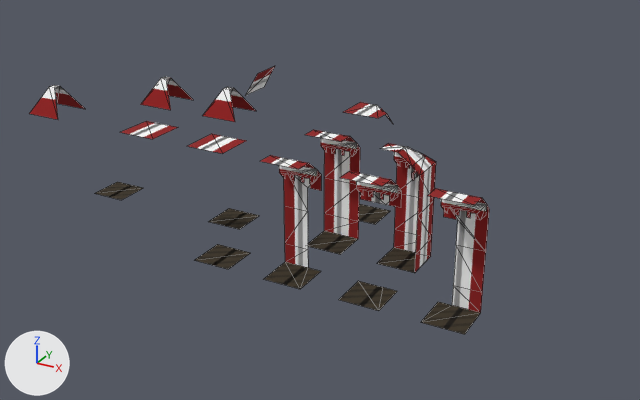
The glTF model beginner-jamming-da-game/Resources/TileSets/Dungeon1/SafeSideTileset.glb as it was, and as the next commit left it.
Camera for both pictures: a camera (50 mm lens) standing at (9.55, -18.0, 10.1) and looking at (-0.26, -0.17, 1.19). Every picture has the same lights, and +X, +Y and +Z are marked at lower left. Mesh edges are drawn as thin lines.

The older version as bpy lines, for what is in view:
```python
me_plane_008 = bpy.data.meshes.new('Plane.008')
me_plane_008.from_pydata(...)  # 35 vertices, 33 faces; spans x -0.5..0.5, y -0.51..0.5, z 0.0..2.98
me_plane_008.materials.append(mat_material_001)
me_plane_009 = bpy.data.meshes.new('Plane.009')
me_plane_009.from_pydata(...)  # 32 vertices, 28 faces; spans x -0.5..0.5, y -0.51..0.5, z 0.0..2.98
me_plane_009.materials.append(mat_material_001)
me_plane_010 = bpy.data.meshes.new('Plane.010')
me_plane_010.from_pydata(...)  # 4 vertices, 2 faces; spans x -0.5..0.5, y -0.502..0.502, z -0.003..0.003
me_plane_010.materials.append(mat_material_001)
ob_doorway_middle_col = bpy.data.objects.new('Doorway_Middle-col', me_plane_009)
ob_doorway_middle_col.location = (2.0, -2.0, 0.0)
ob_doorway_right_col = bpy.data.objects.new('Doorway_Right-col', me_plane_008)
ob_doorway_right_col.location = (4.0, -2.0, 0.0)
ob_loose_flatroof_col = bpy.data.objects.new('Loose_FlatRoof-col', me_plane_010)
ob_loose_flatroof_col.location = (-4.0, -2.0, 2.97)
# also in view: 'Corner_Piece-col' at (2.0, 0.0, 1.49); 'Hollow_Pyramid_Roof-col.' at (-7.0, -2.0, 3.31); 'Pyramid_RoofLoose-col' at (-5.0, 0.0, 3.31); 'CornerFillin-col' at (0.02, 2.01, 1.49); 'Pyramid_Floor-col' at (-3.0, 0.0, 1.82)
```
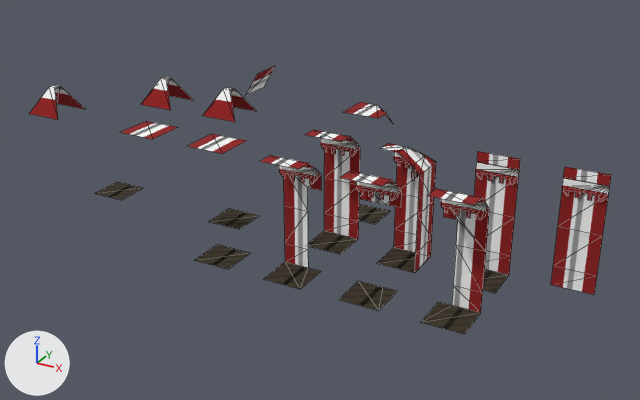
Where the change shows, as pixel boxes (x1, y1, x2, y2) in the pictures (640 x 400 px):
'Wall-FlatLoose-col', added: after (551, 167, 611, 295)
'Wall-Flat-col', added: after (474, 151, 520, 293)

The change, as a list of edits to the scene's bpy script:
```text
Add me_plane_014:
    me_plane_014.from_pydata(...)  # 30 vertices, 26 faces; spans x -0.5..0.5, y -0.02..0.02, z -1.48..1.48
    me_plane_014.materials.append(mat_material_001)
Add me_plane_011:
    me_plane_011.from_pydata(...)  # 32 vertices, 28 faces; spans x -0.5..0.5, y -0.5..0.5, z 0.0..2.95
    me_plane_011.materials.append(mat_material_001)
Add ob_wall_flatloose_col:
    ob_wall_flatloose_col = bpy.data.objects.new('Wall-FlatLoose-col', me_plane_014)
    ob_wall_flatloose_col.location = (6.0, 0.48, 1.48)
Add ob_wall_flat_col:
    ob_wall_flat_col = bpy.data.objects.new('Wall-Flat-col', me_plane_011)
    ob_wall_flat_col.location = (4.0, 0.0, 0.0)
```
